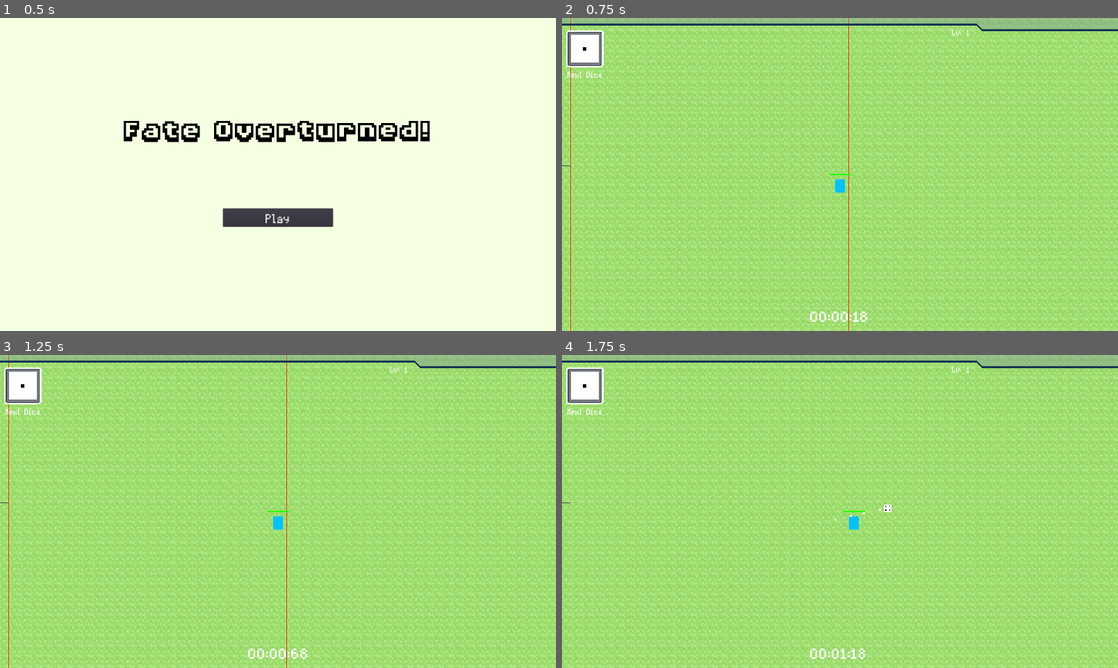
Above: before the commit, frames 1-4 (two rows, left to right).
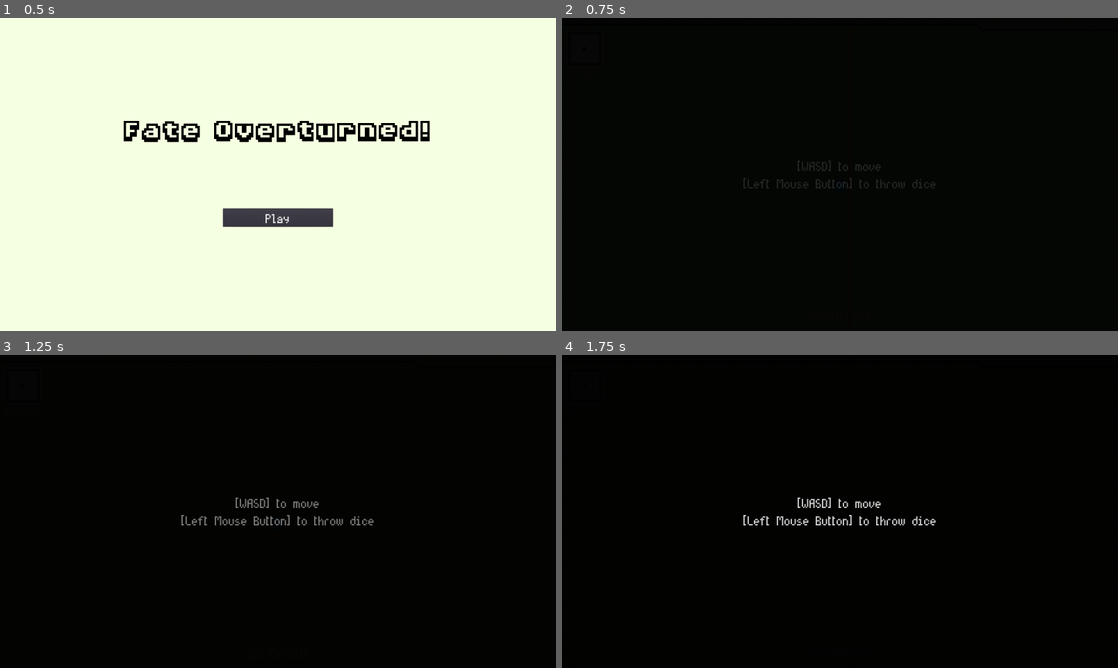
Above: after the commit, the same moments.

Repository: Xalph555/Fate-Overturned
Game: Godot game, scene res://Common/UI/MainMenu/MainMenu.tscn
The game is run twice, just before and just after one commit, with the same random seed, the same clock (stepped at 60 frames per second) and the same inputs.
Inputs (mouse positions are in pixels of both pictures, inside the frame that each line leads up to):
- Up to frame 1 (0.5 s): no input
- Up to frame 2 (0.75 s): click "Play" at 0.5 s
- Up to frame 3 (1.25 s): no input
- Up to frame 4 (1.75 s): move the mouse to (962, 495) at 1.27 s; press the mouse at (962, 495) at 1.28 s; hold D (move_right) from 1.28 s (still down)

Frame 1 is identical in both runs. In frame 2, 100% of the frame differs, in the area x 0-100%, y 0-100%; in frame 3, 100%; in frame 4, 100%.

Commit message:
Added Game Start Processes

Diff:
--- a/Common/Enemies/Spawner/EnemySpawner.gd
+++ b/Common/Enemies/Spawner/EnemySpawner.gd
@@ -35,11 +35,13 @@
 # Functions
 # ----------------------------------------
 func _ready() -> void:
+	GameEvents.connect("game_start", self, "_on_game_start")
+
 	level_manager = get_tree().get_nodes_in_group("LevelManager")[0]
 	player_ref = get_tree().get_nodes_in_group("Player")[0]
 
 	load_spawner_data()
-	init_spawner()
+
 
 
 func _process(_delta: float) -> void:
@@ -100,3 +102,7 @@
 func _on_enemy_death() -> void:
 	total_spawned -= 1
 	level_manager.total_kills += 1
+
+
+func _on_game_start() -> void:
+	init_spawner()
--- a/Common/Managers/GameEvents.gd
+++ b/Common/Managers/GameEvents.gd
@@ -5,6 +5,8 @@
 
 # Signals
 # ----------------------------------
+signal game_start
+
 signal game_paused
 signal game_resumed
 
--- a/Common/Managers/LevelManager/LevelManager.gd
+++ b/Common/Managers/LevelManager/LevelManager.gd
@@ -21,9 +21,9 @@
 # ----------------------------------------
 func _ready() -> void:
 	randomize()
+	get_tree().paused = true
 
-	counting_time = true
-	resume_game()
+	GameEvents.connect("game_start", self, "_on_game_start")
 
 
 func _process(delta: float) -> void:
@@ -45,3 +45,8 @@
 func game_over() -> void:
 	counting_time = false
 	get_tree().paused = true
+
+
+func _on_game_start() -> void:
+	counting_time = true
+	resume_game()
--- a/Common/UI/GameOverUI/GameOverUI.tscn
+++ b/Common/UI/GameOverUI/GameOverUI.tscn
@@ -15,6 +15,7 @@
 [node name="ColorRect" type="ColorRect" parent="."]
 anchor_right = 1.0
 anchor_bottom = 1.0
+mouse_filter = 2
 color = Color( 0, 0, 0, 0.87451 )
 
 [node name="VBoxContainer" type="VBoxContainer" parent="."]
@@ -49,15 +50,15 @@
 alignment = 1
 
 [node name="PlayAgain" type="Button" parent="VBoxContainer/HBoxContainer"]
-margin_left = 765.0
-margin_right = 876.0
+margin_left = 762.0
+margin_right = 875.0
 margin_bottom = 63.0
 custom_fonts/font = ExtResource( 1 )
 text = "Retry"
 
 [node name="MainMenu" type="Button" parent="VBoxContainer/HBoxContainer"]
-margin_left = 936.0
-margin_right = 1155.0
+margin_left = 935.0
+margin_right = 1157.0
 margin_bottom = 63.0
 custom_fonts/font = ExtResource( 1 )
 text = "Main Menu"
--- /dev/null
+++ b/Common/UI/GameStartUI/GameStartUI.gd
@@ -0,0 +1,22 @@
+# GameStartUI
+# -----------------------------------
+extends Control
+class_name GameStartUI
+
+
+# Variables
+# -----------------------------------
+onready var _anim_player := $AnimationPlayer
+
+
+# Functions
+# ----------------------------------------
+func init_ui() -> void:
+	self.visible = true
+	_anim_player.play("StartAnimation")
+	yield(_anim_player, "animation_finished")
+	self.visible = false
+
+
+func start_game() -> void:
+	GameEvents.emit_signal("game_start")
--- /dev/null
+++ b/Common/UI/GameStartUI/GameStartUI.tscn
@@ -0,0 +1,108 @@
+[gd_scene load_steps=5 format=2]
+
+[ext_resource path="res://Common/UI/Fonts/UIBodyLarge.tres" type="DynamicFont" id=1]
+[ext_resource path="res://Common/UI/GameStartUI/GameStartUI.gd" type="Script" id=2]
+
+[sub_resource type="Animation" id=1]
+length = 0.001
+tracks/0/type = "value"
+tracks/0/path = NodePath("ColorRect:color")
+tracks/0/interp = 1
+tracks/0/loop_wrap = true
+tracks/0/imported = false
+tracks/0/enabled = true
+tracks/0/keys = {
+"times": PoolRealArray( 0 ),
+"transitions": PoolRealArray( 1 ),
+"update": 0,
+"values": [ Color( 0, 0, 0, 0 ) ]
+}
+tracks/1/type = "value"
+tracks/1/path = NodePath("CenterContainer:modulate")
+tracks/1/interp = 1
+tracks/1/loop_wrap = true
+tracks/1/imported = false
+tracks/1/enabled = true
+tracks/1/keys = {
+"times": PoolRealArray( 0 ),
+"transitions": PoolRealArray( 1 ),
+"update": 0,
+"values": [ Color( 1, 1, 1, 0 ) ]
+}
+
+[sub_resource type="Animation" id=2]
+resource_name = "StartAnimation"
+length = 5.0
+tracks/0/type = "value"
+tracks/0/path = NodePath("ColorRect:color")
+tracks/0/interp = 1
+tracks/0/loop_wrap = true
+tracks/0/imported = false
+tracks/0/enabled = true
+tracks/0/keys = {
+"times": PoolRealArray( 0, 2, 4.5 ),
+"transitions": PoolRealArray( 1, 1, 1 ),
+"update": 0,
+"values": [ Color( 0, 0, 0, 0.966704 ), Color( 0, 0, 0, 1 ), Color( 0, 0, 0, 0 ) ]
+}
+tracks/1/type = "value"
+tracks/1/path = NodePath("CenterContainer:modulate")
+tracks/1/interp = 1
+tracks/1/loop_wrap = true
+tracks/1/imported = false
+tracks/1/enabled = true
+tracks/1/keys = {
+"times": PoolRealArray( 0, 1.5, 3, 5 ),
+"transitions": PoolRealArray( 1, 1, 1, 1 ),
+"update": 0,
+"values": [ Color( 1, 1, 1, 0 ), Color( 1, 1, 1, 1 ), Color( 1, 1, 1, 1 ), Color( 1, 1, 1, 0 ) ]
+}
+tracks/2/type = "method"
+tracks/2/path = NodePath(".")
+tracks/2/interp = 1
+tracks/2/loop_wrap = true
+tracks/2/imported = false
+tracks/2/enabled = true
+tracks/2/keys = {
+"times": PoolRealArray( 3.7 ),
+"transitions": PoolRealArray( 1 ),
+"values": [ {
+"args": [  ],
+"method": "start_game"
+} ]
+}
+
+[node name="GameStartUI" type="Control"]
+pause_mode = 2
+anchor_right = 1.0
+anchor_bottom = 1.0
+mouse_filter = 2
+script = ExtResource( 2 )
+
+[node name="AnimationPlayer" type="AnimationPlayer" parent="."]
+reset_on_save = false
+anims/RESET = SubResource( 1 )
+anims/StartAnimation = SubResource( 2 )
+
+[node name="ColorRect" type="ColorRect" parent="."]
+anchor_right = 1.0
+anchor_bottom = 1.0
+mouse_filter = 2
+color = Color( 0, 0, 0, 0.966704 )
+
+[node name="CenterContainer" type="CenterContainer" parent="."]
+modulate = Color( 1, 1, 1, 0 )
+anchor_right = 1.0
+anchor_bottom = 1.0
+mouse_filter = 2
+
+[node name="Label" type="Label" parent="CenterContainer"]
+margin_left = 613.0
+margin_top = 481.0
+margin_right = 1307.0
+margin_bottom = 598.0
+custom_fonts/font = ExtResource( 1 )
+text = "[WASD] to move
+[Left Mouse Button] to throw dice"
+align = 1
+valign = 1
--- a/Common/UI/UIManager.gd
+++ b/Common/UI/UIManager.gd
@@ -10,6 +10,8 @@
 export(NodePath) var level_up_ui_path
 export(NodePath) var player_ui_path
 export(NodePath) var game_over_ui_path
+
+export(NodePath) var game_start_ui_path
 
 
 
@@ -33,3 +35,8 @@
 	if game_over_ui_path:
 		var game_over_ui = get_node(game_over_ui_path)
 		game_over_ui.init_ui()
+
+	# must be last - starts the game
+	if game_start_ui_path:
+		var game_start_ui = get_node(game_start_ui_path)
+		game_start_ui.init_ui()
--- a/Levels/MainMap/MainMap.tscn
+++ b/Levels/MainMap/MainMap.tscn
@@ -9,6 +9,7 @@
 [ext_resource path="res://Common/UI/UIManager.gd" type="Script" id=7]
 [ext_resource path="res://Common/UI/LevelUpUI/LevelUpUI.tscn" type="PackedScene" id=8]
 [ext_resource path="res://Common/UI/GameOverUI/GameOverUI.tscn" type="PackedScene" id=9]
+[ext_resource path="res://Common/UI/GameStartUI/GameStartUI.tscn" type="PackedScene" id=10]
 
 [node name="MainMap" type="Node2D"]
 
@@ -23,6 +24,7 @@
 level_up_ui_path = NodePath("LevelUpUI")
 player_ui_path = NodePath("PlayerUI")
 game_over_ui_path = NodePath("GameOverUI")
+game_start_ui_path = NodePath("GameStartUI")
 
 [node name="PlayerUI" parent="UIManager" instance=ExtResource( 4 )]
 
@@ -32,6 +34,8 @@
 
 [node name="GameOverUI" parent="UIManager" instance=ExtResource( 9 )]
 
+[node name="GameStartUI" parent="UIManager" instance=ExtResource( 10 )]
+
 [node name="TestTiles" parent="." instance=ExtResource( 1 )]
 tile_data = PoolIntArray( 0, 0, 0, 1, 0, 0, 2, 0, 0, 3, 0, 0, 4, 0, 0, 5, 0, 0, 6, 0, 0, 7, 0, 0, 8, 0, 0, 9, 0, 0, 10, …(276747 unchanged characters)…
 
--- a/project.godot
+++ b/project.godot
@@ -63,6 +63,11 @@
 "class": "GameOverUI",
 "language": "GDScript",
 "path": "res://Common/UI/GameOverUI/GameOverUI.gd"
+}, {
+"base": "Control",
+"class": "GameStartUI",
+"language": "GDScript",
+"path": "res://Common/UI/GameStartUI/GameStartUI.gd"
 }, {
 "base": "Area2D",
 "class": "HitBox",
@@ -136,6 +141,7 @@
 "ExpOrb": "",
 "ExplosionArea": "",
 "GameOverUI": "",
+"GameStartUI": "",
 "HitBox": "",
 "HurtBox": "",
 "LevelManager": "",
Not shown: 1 places in Levels/MainMap/MainMap.tscn that only renumber resources
